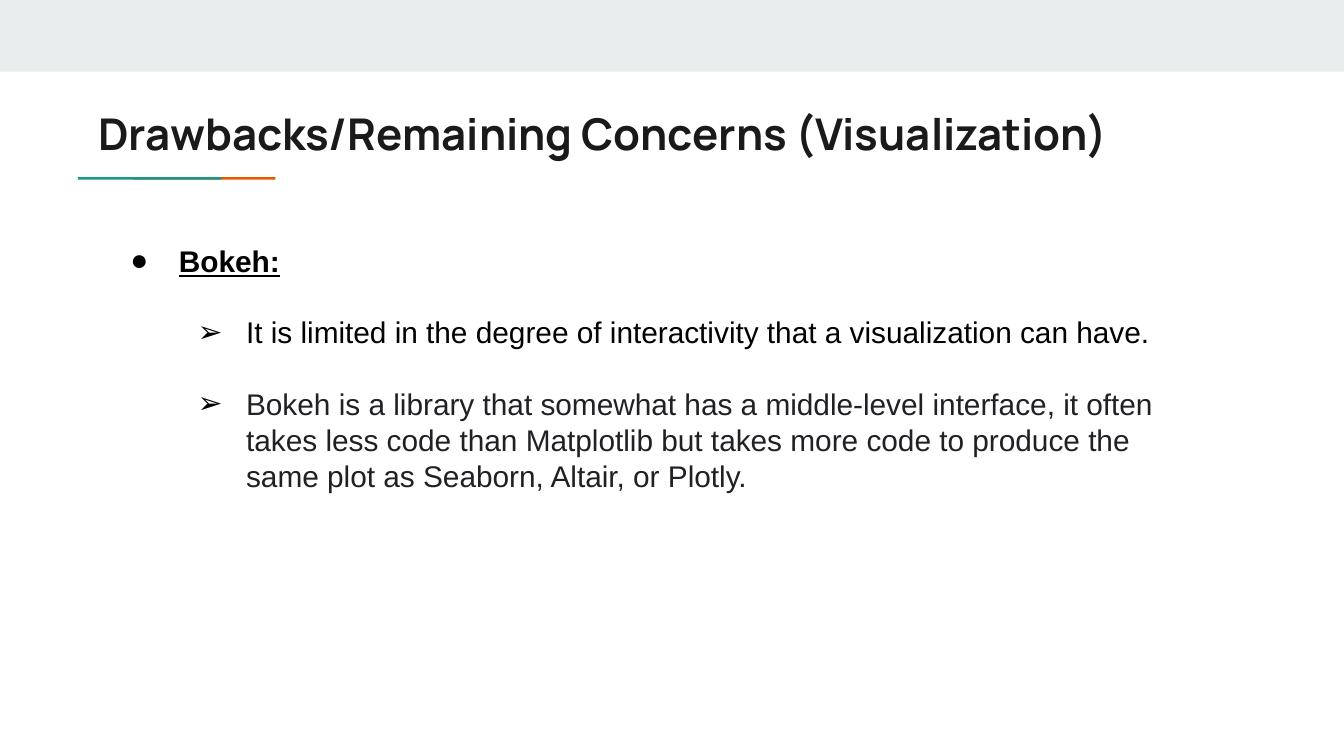
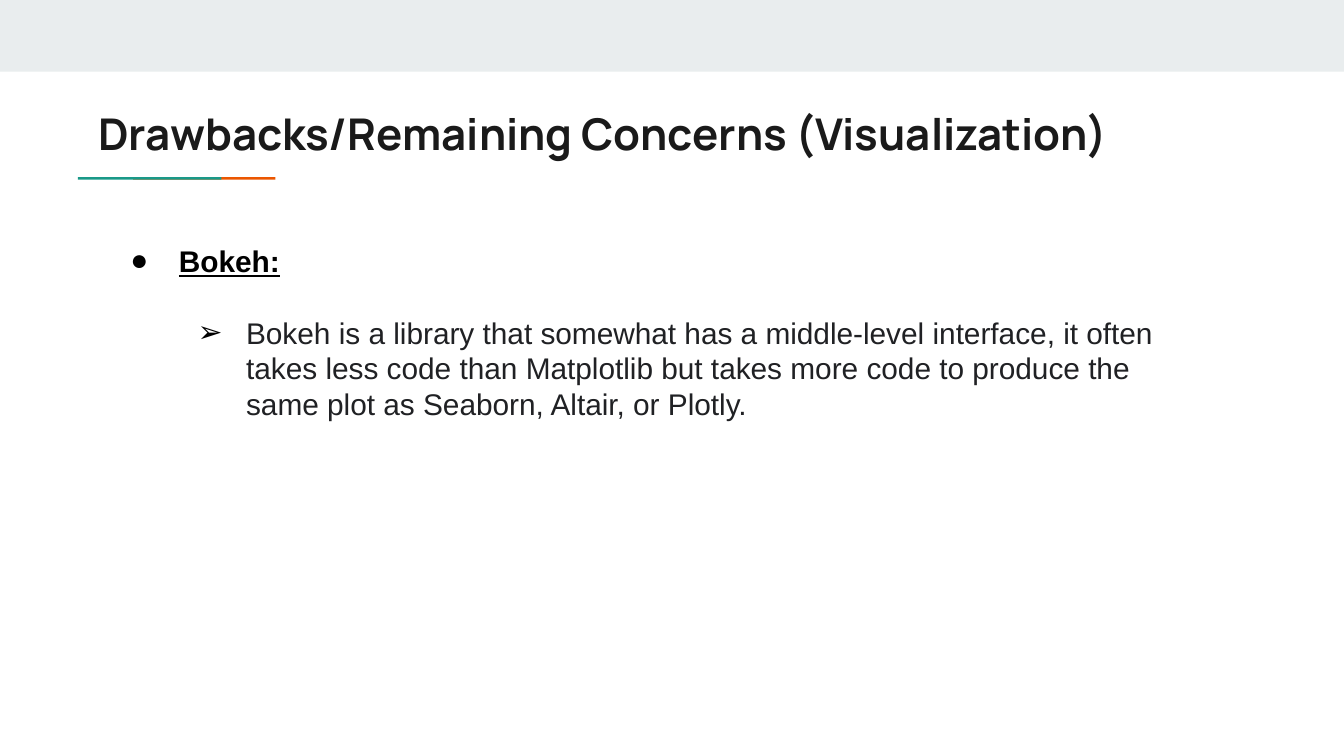
Before and after one commit to sagnikgh1899/FraudDetection, a slide deck: slide 16 of doc/Technology_Review_Medical_Provider_Fraud.pptx. Drawn at 1344x756 pixels with LibreOffice and Linux fonts; fonts in the diff are those of the drawing. Boxes give left, top, right and bottom in pixels: in the first picture for what was removed or moved away, otherwise in the second. Text is boxed around its words. In the diff, an @@ line names an element or a change of style, - is before the commit and + after.

```diff
--- a/doc/Technology_Review_Medical_Provider_Fraud.pptx
+++ b/doc/Technology_Review_Medical_Provider_Fraud.pptx
@@ text at (246, 321, 1149, 349): paragraph removed @@
-  ➢ It is limited in the degree of interactivity that a visualization can have.
```
Also in this commit, not shown: 10 other slides changed, 1 slide removed.
